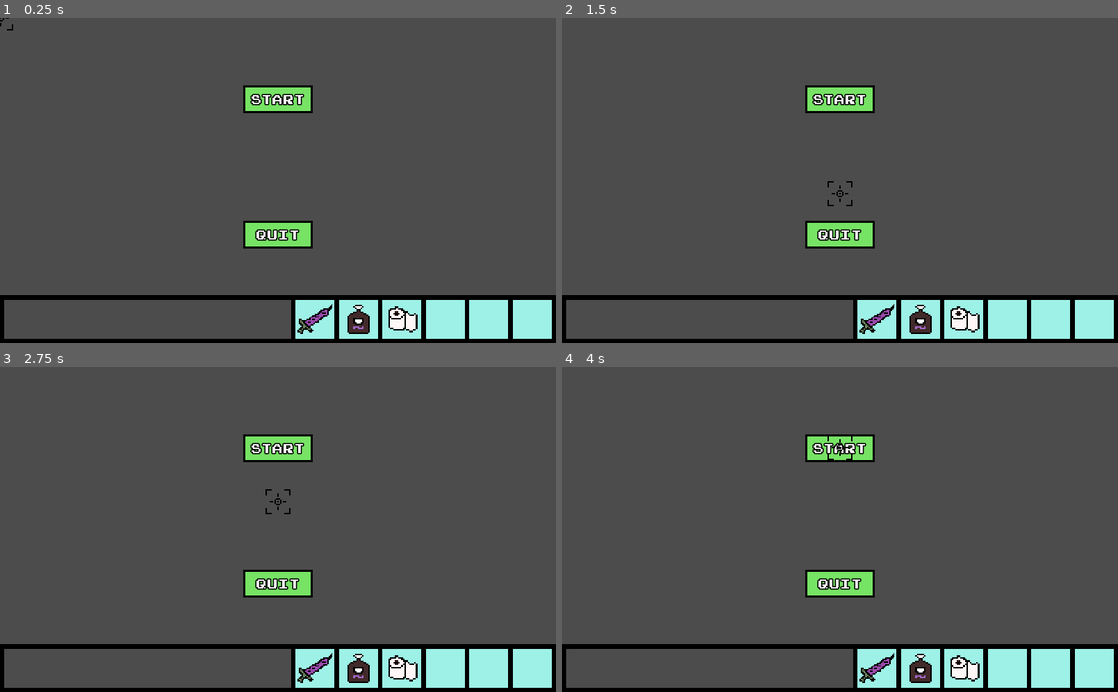
Above: before the commit, frames 1-4 (two rows, left to right).
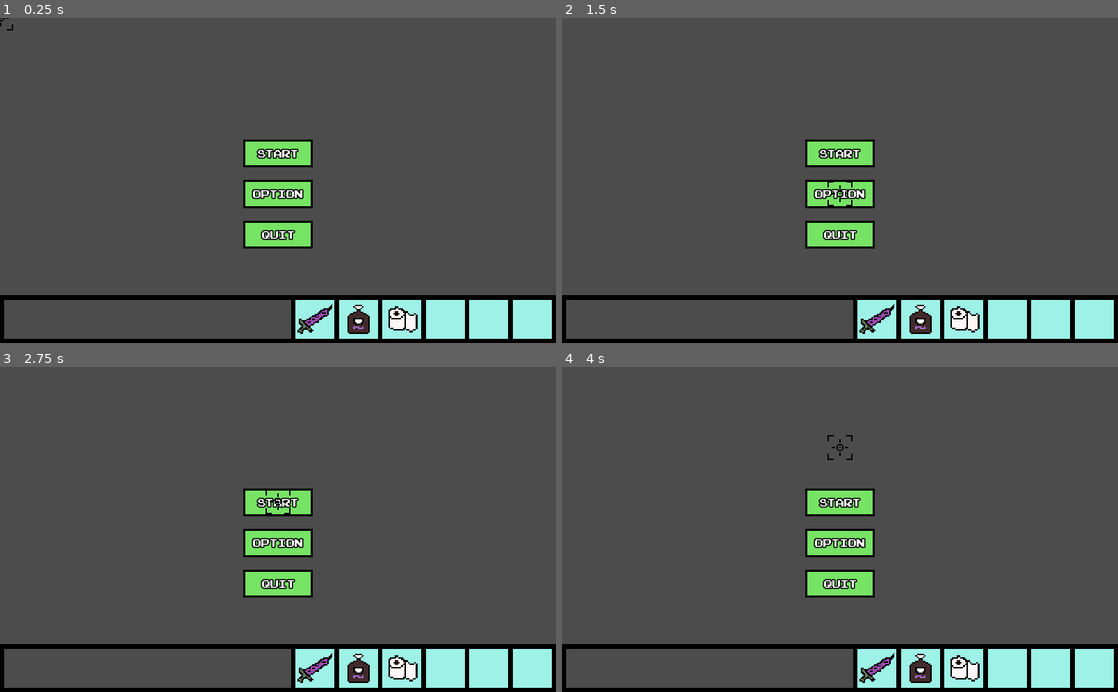
Above: after the commit, the same moments.

Repository: henryliuser/gmtk20
Game: Godot game, scene res://Menu.tscn
The game is run twice, just before and just after one commit, with the same random seed, the same clock (stepped at 60 frames per second) and the same inputs.
Inputs (mouse positions are in pixels of both pictures, inside the frame that each line leads up to):
- Up to frame 1 (0.25 s): no input
- Up to frame 2 (1.5 s): click (840, 99) at 0.52 s; click (840, 193) at 1.27 s
- Up to frame 3 (2.75 s): click (278, 503) at 2.02 s
- Up to frame 4 (4 s): click (840, 503) at 2.77 s; click (840, 448) at 3.52 s

The runs differ from the first frame. In frame 1, 3.5% of the frame differs, in the area x 43-57%, y 20-69%; in frame 2, 3.4%; in frame 3, 3.4%; in frame 4, 3.4%.
Error after the commit: Parse Error: The identifier "HUD" isn't declared in the current scope. (res://Menu.gd:4)

Commit message:
menu

Diff:
--- a/Menu.tscn
+++ b/Menu.tscn
@@ -1,21 +1,23 @@
-[gd_scene load_steps=4 format=2]
+[gd_scene load_steps=5 format=2]
 
 [ext_resource path="res://button.png" type="Texture" id=1]
 [ext_resource path="res://joystix monospace.ttf" type="DynamicFontData" id=2]
+[ext_resource path="res://Menu.gd" type="Script" id=3]
 
 [sub_resource type="DynamicFont" id=1]
-size = 25
+size = 20
 outline_size = 2
 outline_color = Color( 0, 0, 0, 1 )
 use_mipmaps = true
 font_data = ExtResource( 2 )
 
 [node name="Menu" type="Node2D"]
+script = ExtResource( 3 )
 
 [node name="Start" type="Node2D" parent="."]
-position = Vector2( 512, 150 )
+position = Vector2( 512, 250 )
 
-[node name="TextureButton" type="TextureButton" parent="Start"]
+[node name="Start" type="TextureButton" parent="Start"]
 modulate = Color( 0.470588, 0.894118, 0.4, 1 )
 margin_left = -64.0
 margin_top = -26.0
@@ -41,10 +43,39 @@
 "_edit_use_anchors_": false
 }
 
+[node name="Option" type="Node2D" parent="."]
+position = Vector2( 512, 325 )
+
+[node name="Option" type="TextureButton" parent="Option"]
+modulate = Color( 0.470588, 0.894118, 0.4, 1 )
+margin_left = -64.0
+margin_top = -26.0
+margin_right = 64.0
+margin_bottom = 26.0
+texture_normal = ExtResource( 1 )
+expand = true
+stretch_mode = 4
+__meta__ = {
+"_edit_use_anchors_": false
+}
+
+[node name="Label" type="Label" parent="Option"]
+margin_left = -52.5
+margin_top = -18.0
+margin_right = 52.5
+margin_bottom = 18.0
+custom_fonts/font = SubResource( 1 )
+text = "option"
+align = 1
+valign = 1
+__meta__ = {
+"_edit_use_anchors_": false
+}
+
 [node name="Quit" type="Node2D" parent="."]
 position = Vector2( 512, 400 )
 
-[node name="TextureButton" type="TextureButton" parent="Quit"]
+[node name="Quit" type="TextureButton" parent="Quit"]
 modulate = Color( 0.470588, 0.894118, 0.4, 1 )
 margin_left = -64.0
 margin_top = -26.0
@@ -69,3 +100,6 @@
 __meta__ = {
 "_edit_use_anchors_": false
 }
+[connection signal="pressed" from="Start/Start" to="." method="_on_Start_pressed"]
+[connection signal="pressed" from="Option/Option" to="." method="_on_Option_pressed"]
+[connection signal="pressed" from="Quit/Quit" to="." method="_on_Quit_pressed"]
